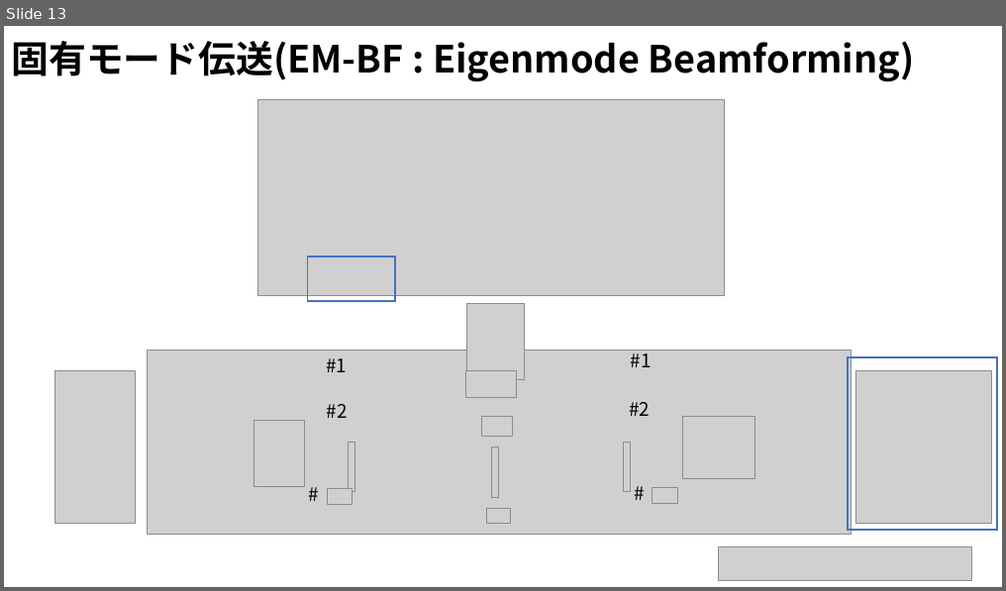
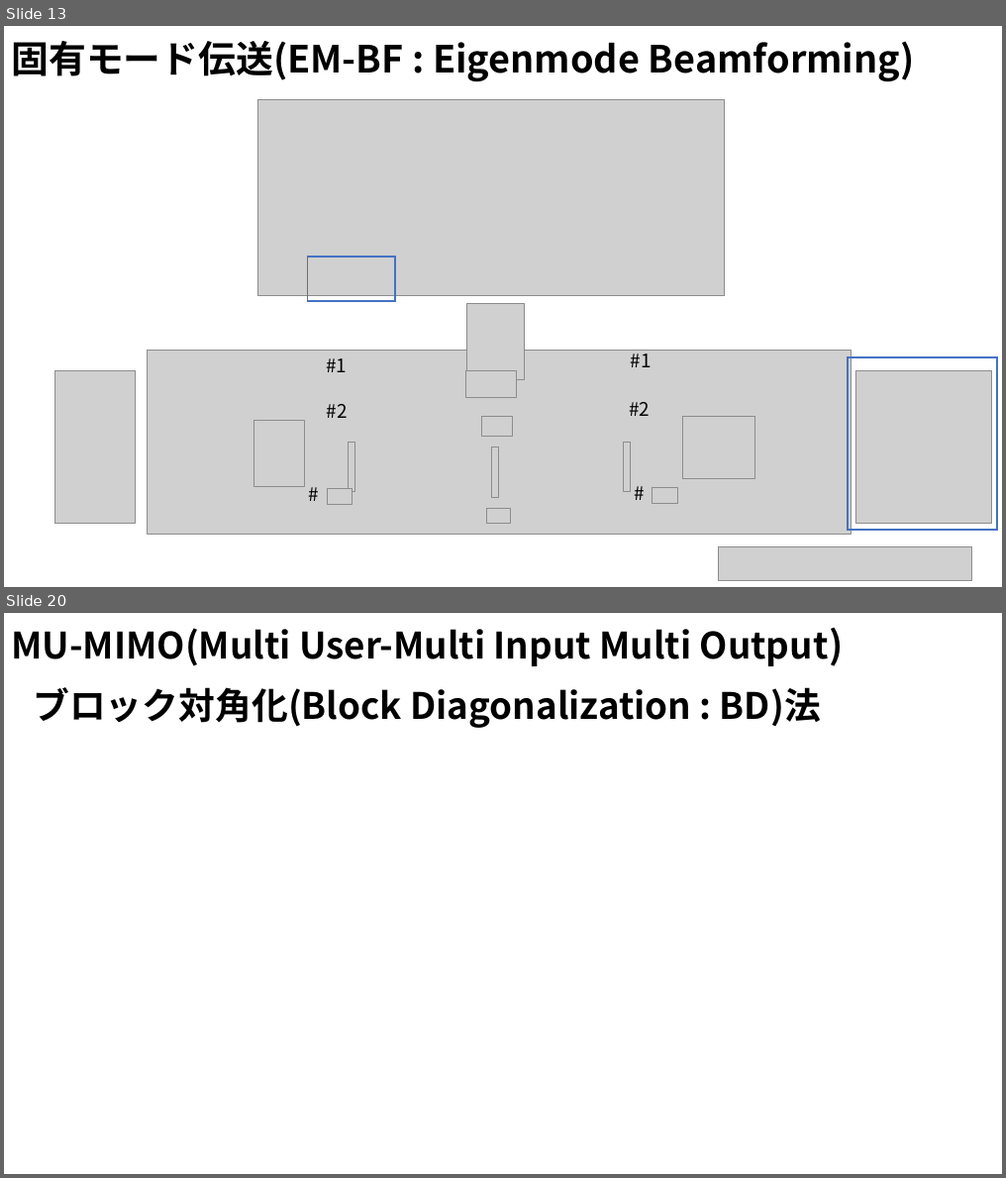
Before and after one commit to ryoww/seminar, a slide deck: MIMO/MU-MIMO.pptx. Shown one above the other, each under a label of ours: slide 13 before the commit, slides 13 and 20 after it; the slides between them are not shown. The pictures are 1006x591 and 1006x1178 pixels, drawn with LibreOffice and Linux fonts; fonts in the diff are those of the drawing; grey boxes stand for pictures. Boxes give left, top, right and bottom in pixels: in the first picture for what was removed or moved away, otherwise in the second. Text is boxed around its words. In the diff, an @@ line names an element or a change of style, - is before the commit and + after.

```diff
--- a/MIMO/MU-MIMO.pptx
+++ b/MIMO/MU-MIMO.pptx
@@ slide 20 added at [4,613,1002,1174], background #FFFFFF @@
@@ text added at [11,627,844,666], 35 pt, text #000000, bold @@
+MU-MIMO(Multi User-Multi Input Multi Output)
@@ text added at [33,687,821,728], 35 pt, text #000000, bold @@
+ブロック対角化(Block Diagonalization : BD)法
```
Also in this commit, not shown: 3 slides changed, 4 other slides added, 1 slide removed, 7 other files.
